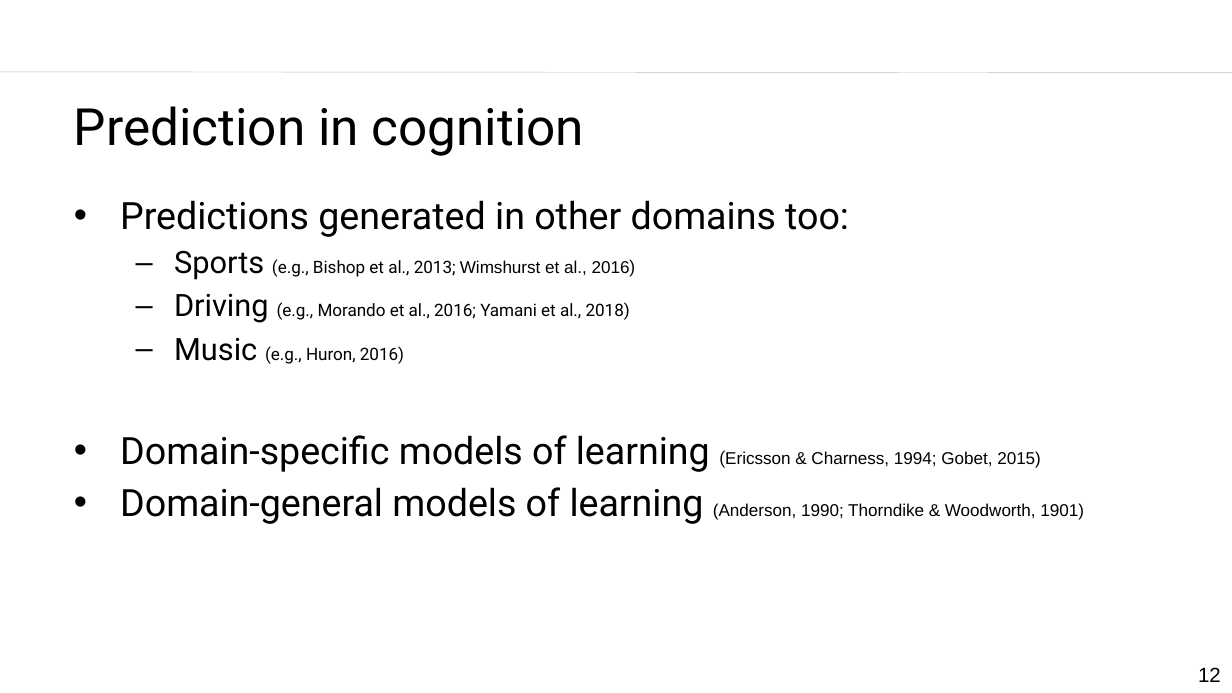
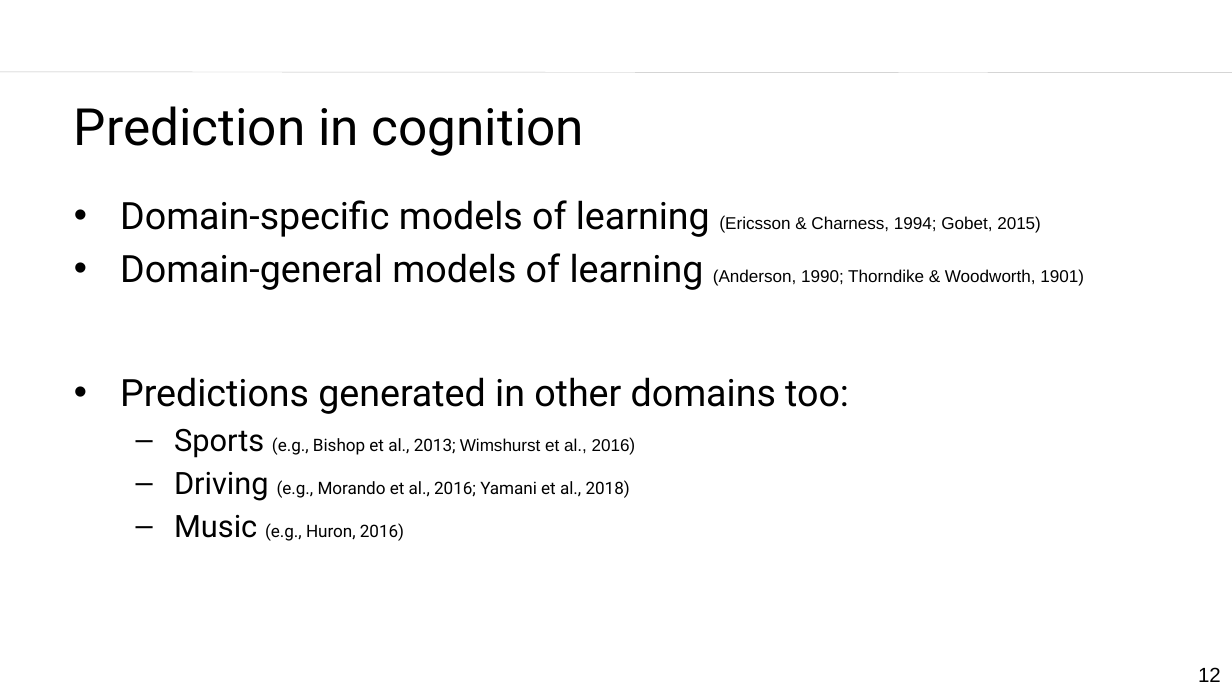
Before and after one commit to laurafdeza/Dissertation, a slide deck: slide 12 of ru_defense_slides.pptx. Drawn at 1232x693 pixels with LibreOffice and Linux fonts; fonts in the diff are those of the drawing; background and template pictures are left out. Boxes give left, top, right and bottom in pixels: in the first picture for what was removed or moved away, otherwise in the second. Text is boxed around its words. In the diff, an @@ line names an element or a change of style, - is before the commit and + after.

```diff
--- a/ru_defense_slides.pptx
+++ b/ru_defense_slides.pptx
@@ text at [120,200,1084,290]: paragraphs added @@
+• Domain-specific models of learning (Ericsson & Charness, 1994; Gobet, 2015)
+• Domain-general models of learning (Anderson, 1990; Thorndike & Woodworth, 1901)
@@ text at [120,435,1084,524]: paragraphs removed @@
-• Domain-specific models of learning (Ericsson & Charness, 1994; Gobet, 2015)
-• Domain-general models of learning (Anderson, 1990; Thorndike & Woodworth, 1901)
```
Also in this commit, not shown: 1 other slide changed.
